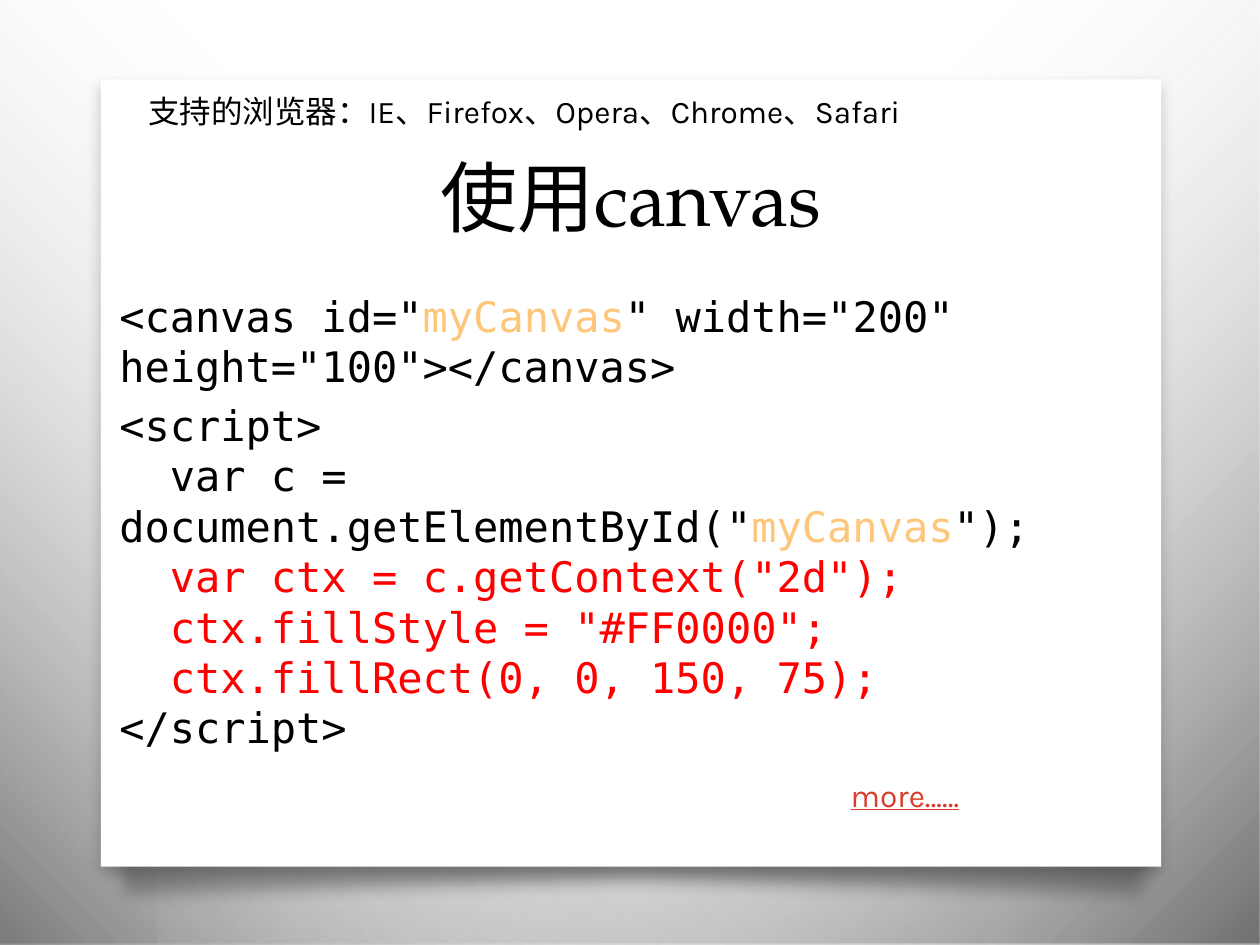
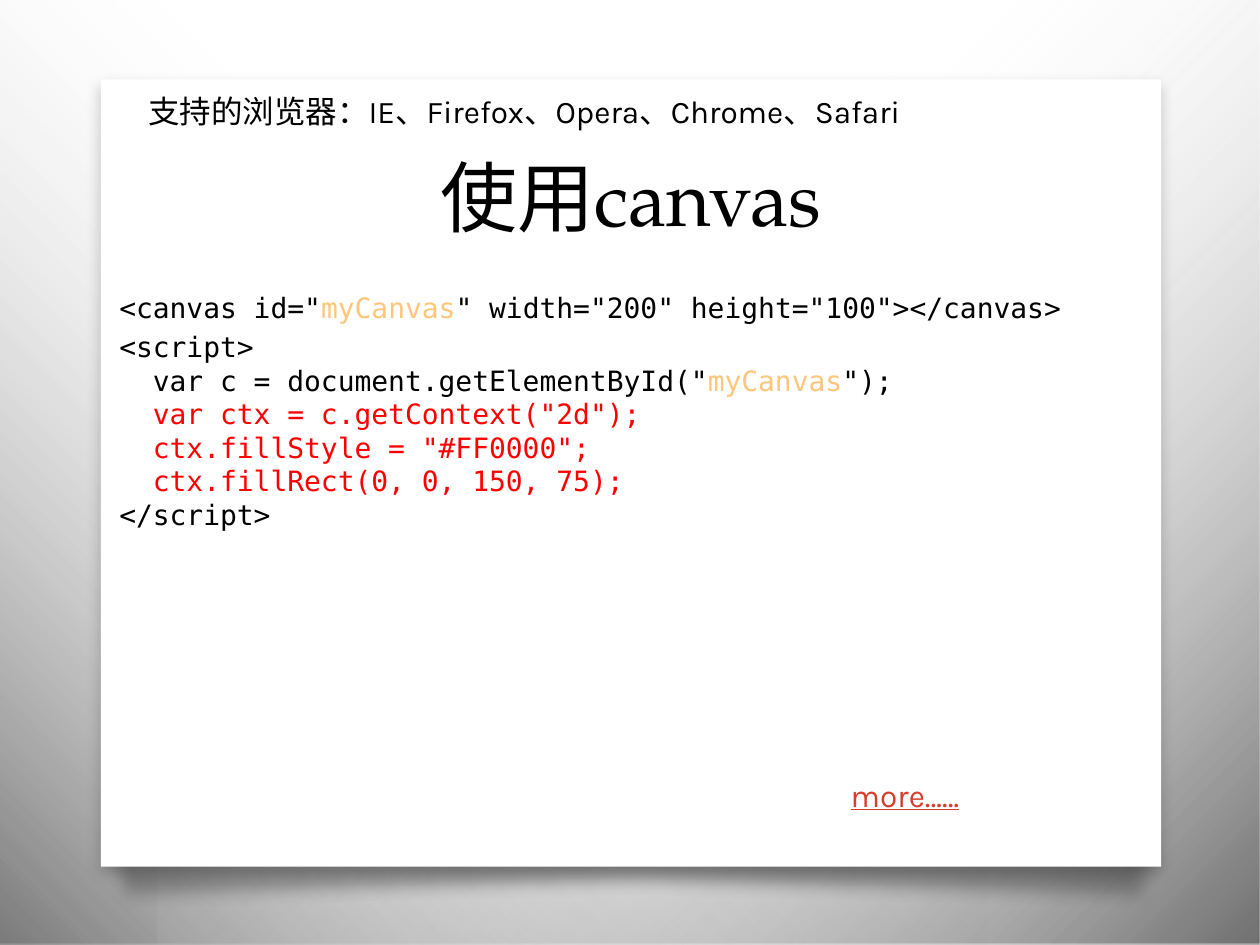
Before and after one commit to Hawkeyes0/HTML5-Test, a slide deck: slide 7 of Tour/Web前端设计H5.pptx. Drawn at 1260x945 pixels with LibreOffice and Linux fonts; fonts in the diff are those of the drawing; background and template pictures are left out. Boxes give left, top, right and bottom in pixels: in the first picture for what was removed or moved away, otherwise in the second. Text is boxed around its words. In the diff, an @@ line names an element or a change of style, - is before the commit and + after.

```diff
--- a/Tour/Web前端设计H5.pptx
+++ b/Tour/Web前端设计H5.pptx
@@ text "<canvas id="myCanvas" width="200" height="100"></canvas>" at bbox=[119, 296, 1061, 531]: size 24 to 16 pt; less space between paragraphs @@
```
Also in this commit, not shown: 8 other slides changed, 3 other files.
